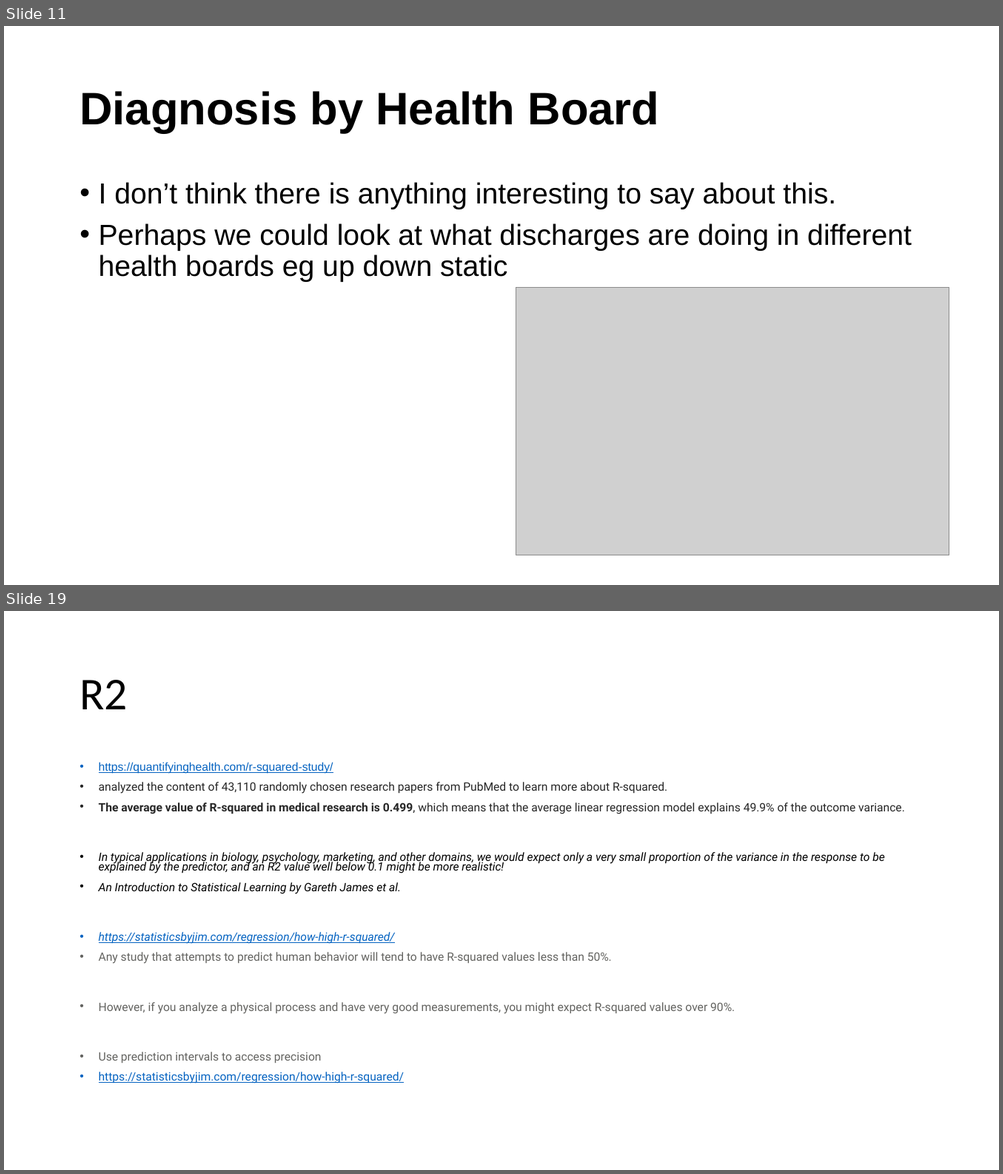
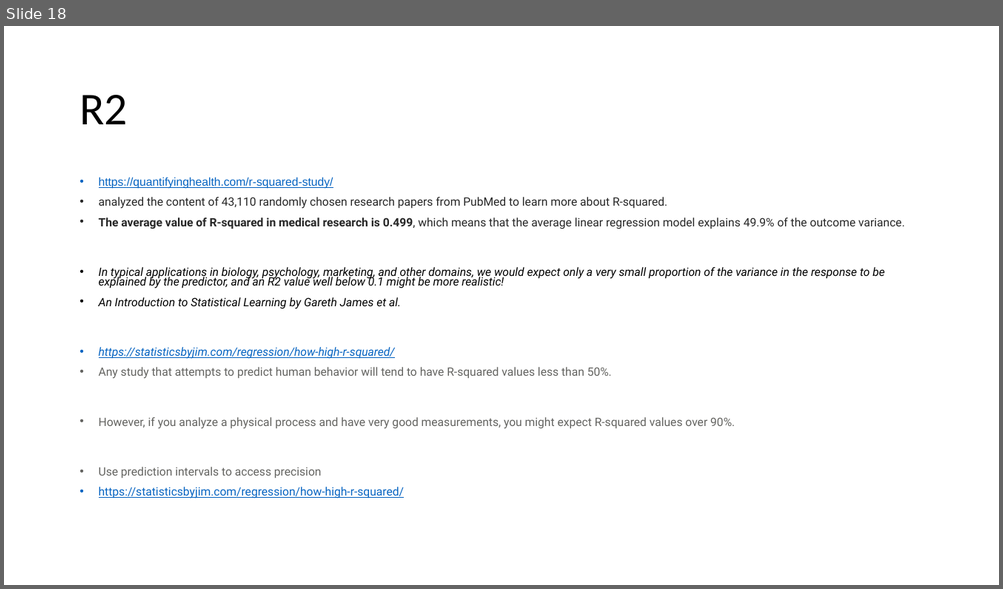
Before and after one commit to fionacarson/final_project_phs_stroke, a slide deck: presentation/phs_stroke_presentation.pptx. Shown one above the other, each under a label of ours: slides 11 and 19 before the commit, slide 18 after it; the slides between them are not shown. The pictures are 1003x1174 and 1003x589 pixels, drawn with LibreOffice and Linux fonts; fonts in the diff are those of the drawing; grey boxes stand for pictures. Boxes give left, top, right and bottom in pixels: in the first picture for what was removed or moved away, otherwise in the second. Text is boxed around its words. In the diff, an @@ line names an element or a change of style, - is before the commit and + after.

```diff
--- a/presentation/phs_stroke_presentation.pptx
+++ b/presentation/phs_stroke_presentation.pptx
@@ slide 11 removed at (x1=4, y1=26, x2=999, y2=585), background #FFFFFF @@
@@ title removed at (x1=79, y1=91, x2=660, y2=133) @@
-Diagnosis by Health Board
@@ text removed at (x1=99, y1=182, x2=911, y2=282) @@
-• I don’t think there is anything interesting to say about this.
-• Perhaps we could look at what discharges are doing in different health boards eg up down static
@@ picture removed at (x1=516, y1=288, x2=949, y2=556) @@
@@ what was slide 19 is now slide 18 @@
```
Also in this commit, not shown: 6 slides changed, 7 slides added, 5 other slides removed, 19 other files.
